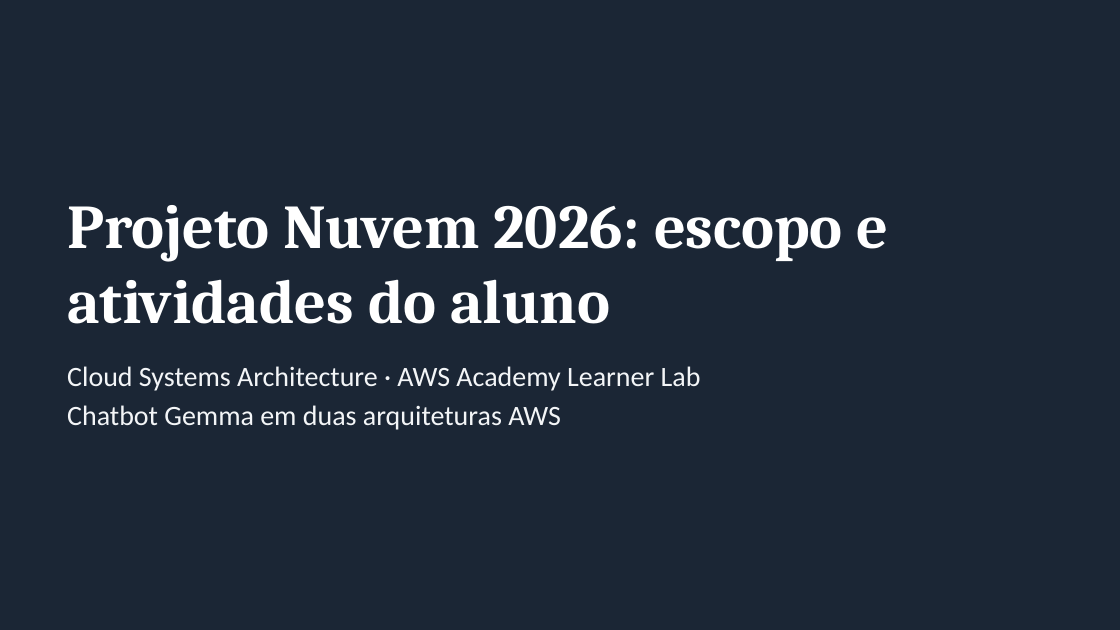
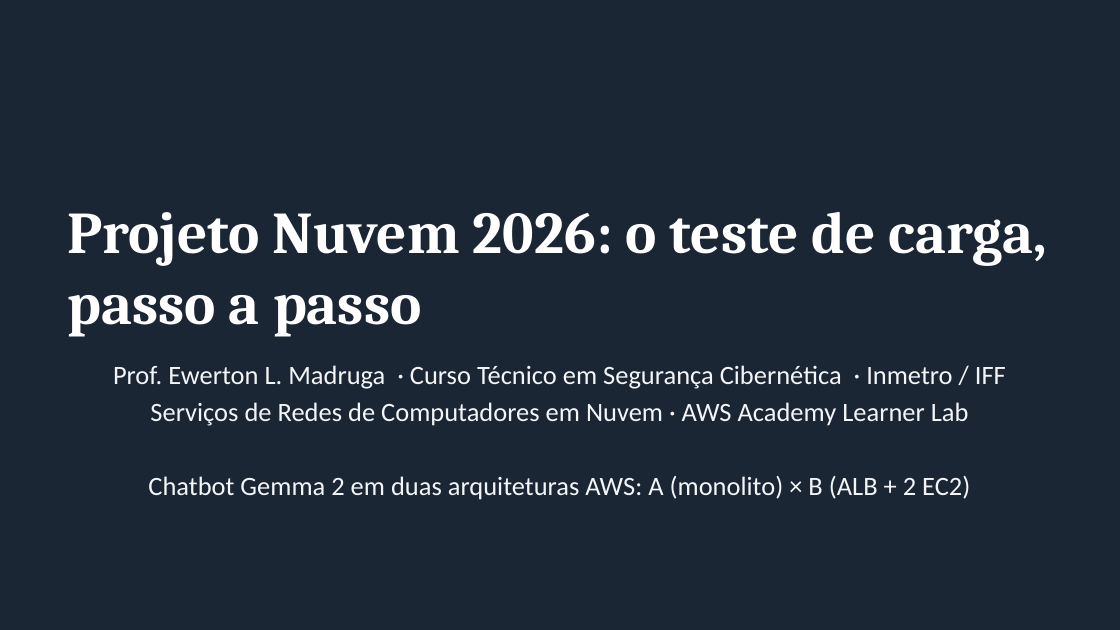
Before and after one commit to emadruga/projeto-aws-chatbot, a slide deck: slide 1 of docs/slides/ESCOPO_E_ATIVIDADES.pptx. Drawn at 1120x630 pixels with LibreOffice and Linux fonts; fonts in the diff are those of the drawing. Boxes give left, top, right and bottom in pixels: in the first picture for what was removed or moved away, otherwise in the second. Text is boxed around its words. In the diff, an @@ line names an element or a change of style, - is before the commit and + after.

```diff
--- a/docs/slides/ESCOPO_E_ATIVIDADES.pptx
+++ b/docs/slides/ESCOPO_E_ATIVIDADES.pptx
@@ title at (67, 212, 1047, 337): text changed; size 40 to 38 pt @@
-Projeto Nuvem 2026: escopo e atividades do aluno
+Projeto Nuvem 2026: o teste de carga, passo a passo
@@ text at (113, 365, 1006, 500): text changed; size 18 to 17 pt @@
-Cloud Systems Architecture · AWS Academy Learner Lab
-Chatbot Gemma em duas arquiteturas AWS
+Prof. Ewerton L. Madruga · Curso Técnico em Segurança Cibernética · Inmetro / IFF
+Serviços de Redes de Computadores em Nuvem · AWS Academy Learner Lab
+Chatbot Gemma 2 em duas arquiteturas AWS: A (monolito) × B (ALB + 2 EC2)
```
Also in this commit, not shown: 10 other slides changed, 13 slides added, 8 slides removed, 5 other files.
